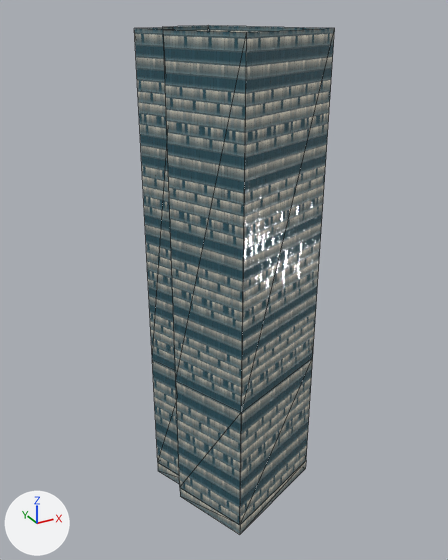
Renders of the glTF model web/data/shibuya/hero/scramblesq.glb from each side of a commit.
Rendered twice from a 50 mm lens placed at (387.0, -1363.0, 250.0), pointed at (518.0, -1124.0, 130.0). The lights are fixed; the arrows at lower left show +X, +Y and +Z. The older version comes first. Mesh edges are drawn as thin lines. Vertices at exactly the same position are counted once.

In view in the first picture: 'scramblesq_win_scrsq'.
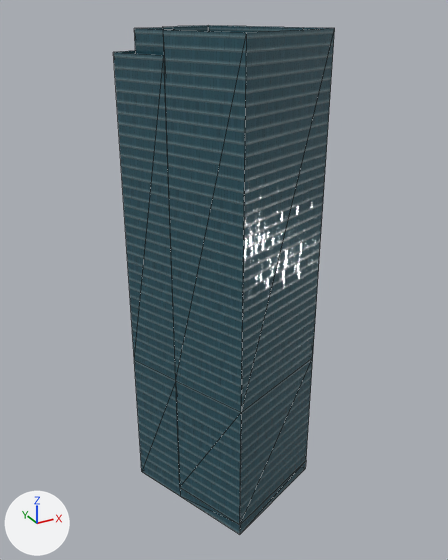
The change, as a list of edits to the scene's bpy script:
```text
Change mat_win_scrsq:
    remove # nodes: BsdfPrincipled, NormalMap, OutputMaterial, SeparateColor, TexImage x4
    nodes: BsdfPrincipled, NormalMap, OutputMaterial, SeparateColor, TexImage x3
    remove # uses the picture img_scramblesq_atlas
Change me_scramblesq_win_scrsq:
    used by ob_scramblesq_win_scrsq; location = (520.5, -1125.6, 14.7)
    verts and faces of me_scramblesq_win_scrsq; kept vertices keep their numbers, new ones are numbered from 72
    before: 26 (-32.0, -5.0, 71.0) at pixel (175, 380), 51 (-15.0, 33.0, 71.0), 62 (-32.0, -5.0, 0.0) at pixel (180, 496), 71 (-15.0, 33.0, 0.0)
    remove me_scramblesq_win_scrsq.from_pydata(...)  # 72 vertices, 54 faces; spans x -34.0..38.0, y -42.0..44.0, z 0.0..227.0
    add me_scramblesq_win_scrsq.from_pydata(...)  # 80 vertices, 62 faces; spans x -43.0..38.0, y -42.0..44.0, z 0.0..227.0
    me_scramblesq_win_scrsq part 1
    add verts[72] = (-43.0, 23.0, 0.0)  # pixel (141, 471)
    add verts[73] = (-43.0, 23.0, 71.0)  # pixel (134, 360)
    add verts[74] = (-15.0, 33.0, 218.0)
    add verts[75] = (-43.0, 23.0, 218.0)  # pixel (113, 52)
    add verts[76] = (-43.0, 23.0, 0.0)  # pixel (141, 471)
    add verts[77] = (-43.0, 23.0, 71.0)  # pixel (134, 360)
    add verts[78] = (-43.0, 23.0, 218.0)  # pixel (113, 52)
    add verts[79] = (-32.0, -5.0, 218.0)  # pixel (163, 55)
    add faces += [(71, 72, 73), (51, 71, 73), (51, 73, 75), (51, 75, 74), (26, 76, 62), (26, 77, 76)]
    add faces += [(26, 79, 77), (77, 79, 78)]
```

Location of each change, (x1, y1, x2, y2) in pixels of the pictures (448 x 560 px):
'scramblesq_win_scrsq', surface changed, reshaped (grey to cyan, 10% wider)
    before: (134, 25, 335, 534)
    after: (113, 25, 335, 534)
part 1 of me_scramblesq_win_scrsq, added (cyan)
    after: (113, 51, 180, 496)
